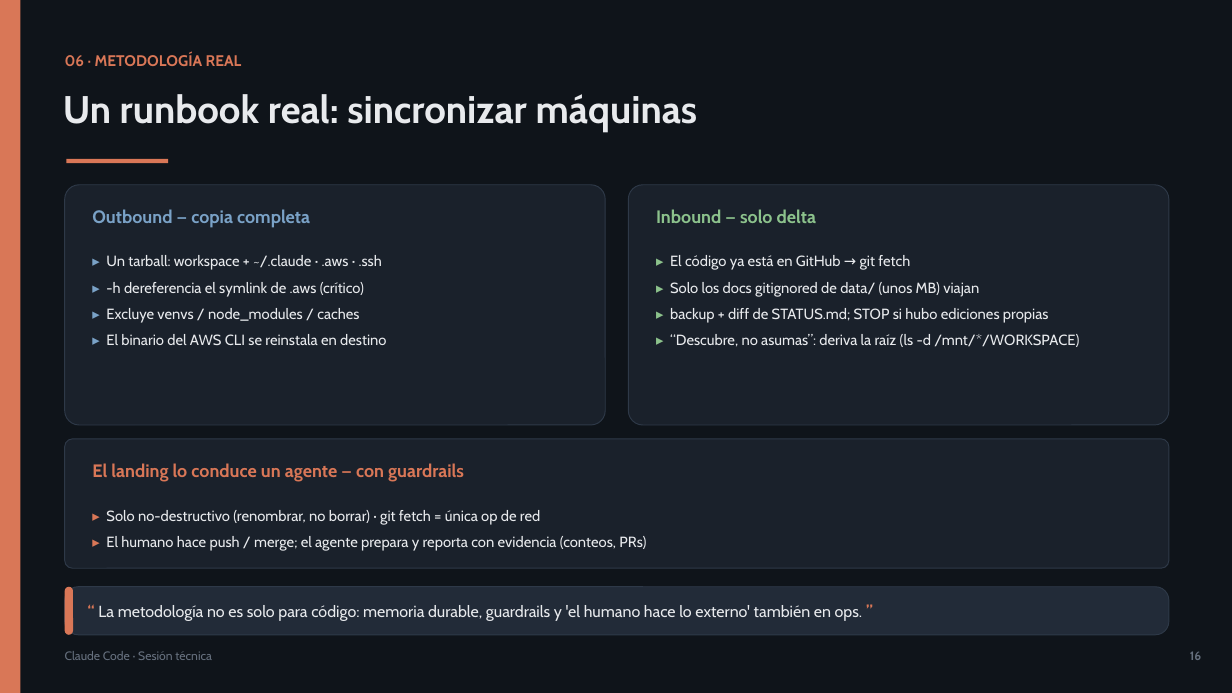
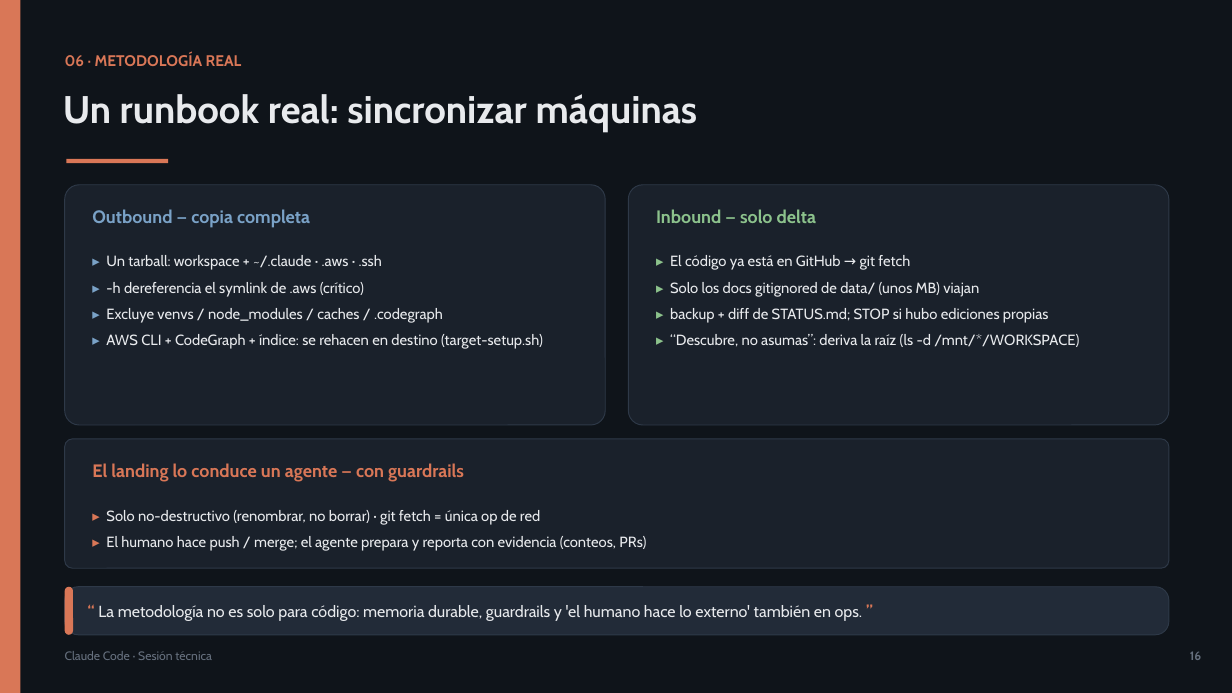
Before and after one commit to olonok69/claude_code_ml_engineer, a slide deck: slide 16 of presentacion/Claude_Code_Presentacion.pptx. Drawn at 1232x693 pixels with LibreOffice and Linux fonts; fonts in the diff are those of the drawing. Boxes give left, top, right and bottom in pixels: in the first picture for what was removed or moved away, otherwise in the second. Text is boxed around its words. In the diff, an @@ line names an element or a change of style, - is before the commit and + after.

```diff
--- a/presentacion/Claude_Code_Presentacion.pptx
+++ b/presentacion/Claude_Code_Presentacion.pptx
@@ text at box(106, 308, 543, 349): text changed @@
-▸ Excluye venvs / node_modules / caches
-▸ El binario del AWS CLI se reinstala en destino
+▸ Excluye venvs / node_modules / caches / .codegraph
+▸ AWS CLI + CodeGraph + índice: se rehacen en destino (target-setup.sh)
```
Also in this commit, not shown: 2 other slides changed, 7 other files.
